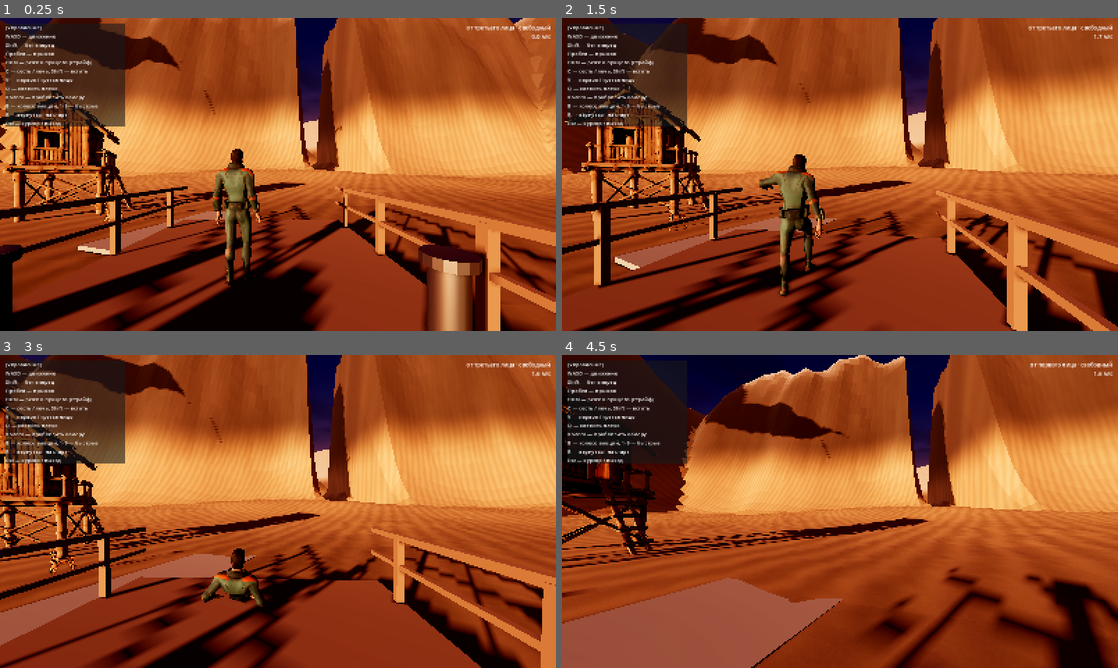
Above: before the commit, frames 1-4 (two rows, left to right).
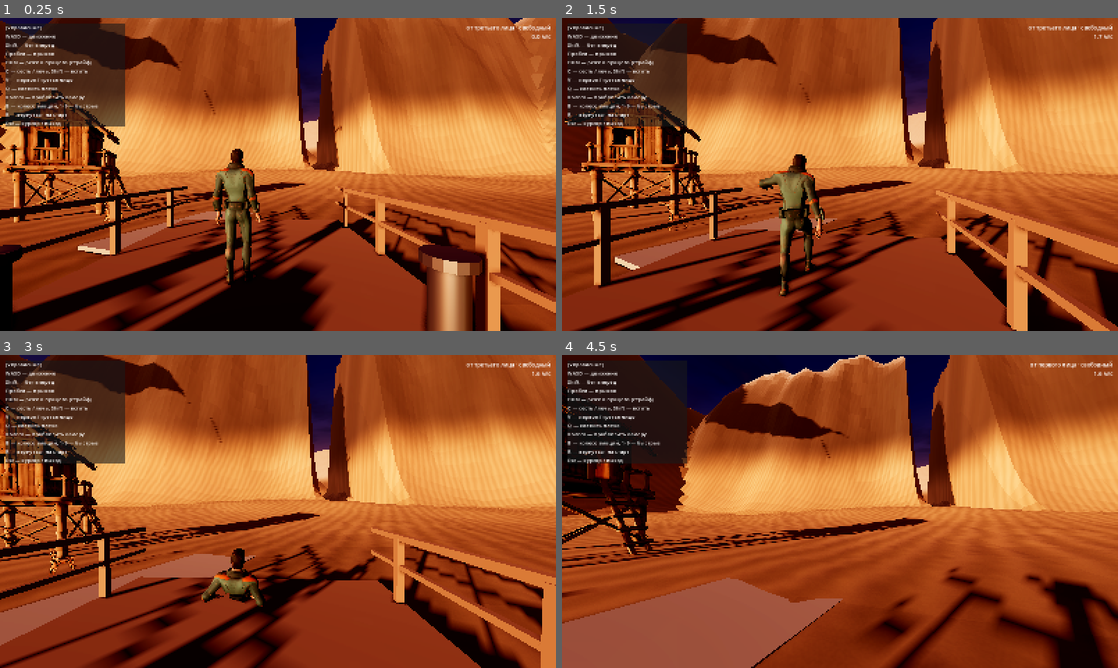
Above: after the commit, the same moments.

Repository: gazpromivanovic-boop/Sex
Game: Godot game, scene res://scenes/lobby.tscn
Same seed, same stepped clock (60 frames per second), same inputs: the game is played once before the commit and once after it.
Inputs (mouse positions are in pixels of both pictures, inside the frame that each line leads up to):
- Up to frame 1 (0.25 s): no input
- Up to frame 2 (1.5 s): move the mouse to (867, 174) at 0.52 s; hold Right mouse button (aim) 0.53-1.28 s; hold W (move_forward) from 0.53 s (still down); tap Space (jump) at 0.77 s; move the mouse to (812, 174) at 1.27 s; tap B (emote_wheel) at 1.35 s
- Up to frame 3 (3 s): keep holding W (move_forward); tap Space (jump) at 1.52 s; move the mouse to (289, 505) at 2.02 s; tap C (pose_cycle) at 2.1 s; move the mouse to (272, 517) at 2.77 s; tap Shift (sprint) at 2.85 s
- Up to frame 4 (4.5 s): keep holding W (move_forward); tap Space (jump) at 3.02, 3.77 s; move the mouse to (878, 514) at 3.52 s; hold Q (swap_shoulder) 3.53-4.28 s; move the mouse to (795, 508) at 4.27 s; tap V (toggle_view) at 4.35 s

The runs differ from the first frame. In frame 1, 0.2% of the frame differs, in the area x 3-23%, y 27-62%; in frame 2, 0.1%; in frame 3, 0.2%; in frame 4, less than 0.1%.

Commit message:
Забор и второе бревно из .rar; Row умеет садиться на рельеф
UnRAR нашёлся в составе WinRAR, так что оба .rar открылись: stone_fence_old_low
(464 треугольника) и второе бревно (912). В Downloads.rar оказался тот же набор,
что уже обработан, нового там не было.

Забор ставится рядами вдоль дюн — целым у дома и разваленным на другом краю.
Ради него Row научился прижимать каждую копию лучом к земле: ровный ряд по
прямой на рельефе висит в воздухе на буграх и тонет во впадинах.

Скачанные PBR-наборы камней в коммит намеренно не включены — они из тех 646 МБ,
решение по которым за автором.

Co-Authored-By: Claude Opus 5 <noreply@anthropic.com>

Diff:
--- a/scripts/row.gd
+++ b/scripts/row.gd
@@ -18,6 +18,11 @@
 ## Разворот каждой копии, градусы. Доска настила лежит длинной стороной поперёк
 ## пирса, а ряд идёт вдоль — без этого её пришлось бы разворачивать в модели.
 @export var base_rotation: Vector3 = Vector3.ZERO
+## Прижимать каждую копию к земле лучом. Нужно на рельефе: ровный ряд по прямой
+## там висит в воздухе на буграх и тонет во впадинах.
+@export var snap_to_ground: bool = false
+@export var snap_from: float = 30.0
+@export var snap_length: float = 80.0
 
 @export_group("Разнобой")
 ## Случайный сдвиг поперёк и вдоль, метры.
@@ -55,6 +60,15 @@
 			rng.randf_range(-jitter.x, jitter.x),
 			rng.randf_range(-jitter.y, jitter.y),
 			i * spacing)
+		if snap_to_ground:
+			var space := get_world_3d().direct_space_state
+			if space != null:
+				var origin := inst.global_position + Vector3.UP * snap_from
+				var q := PhysicsRayQueryParameters3D.create(
+					origin, origin + Vector3.DOWN * snap_length)
+				var hit := space.intersect_ray(q)
+				if not hit.is_empty():
+					inst.global_position = hit["position"]
 		inst.rotation = Vector3(
 			deg_to_rad(base_rotation.x + rng.randf_range(-roll_jitter, roll_jitter)),
 			deg_to_rad(base_rotation.y + rng.randf_range(-yaw_jitter, yaw_jitter)),
Binary file added: assets/models/fence.glb
Binary file added: assets/models/house_flipy_085a4f0d-ae7f-4db1-9bbf-92eadbd835f7.jpg
Binary file added: assets/models/log_b.glb
Not shown, changed: tools/import_props.py
